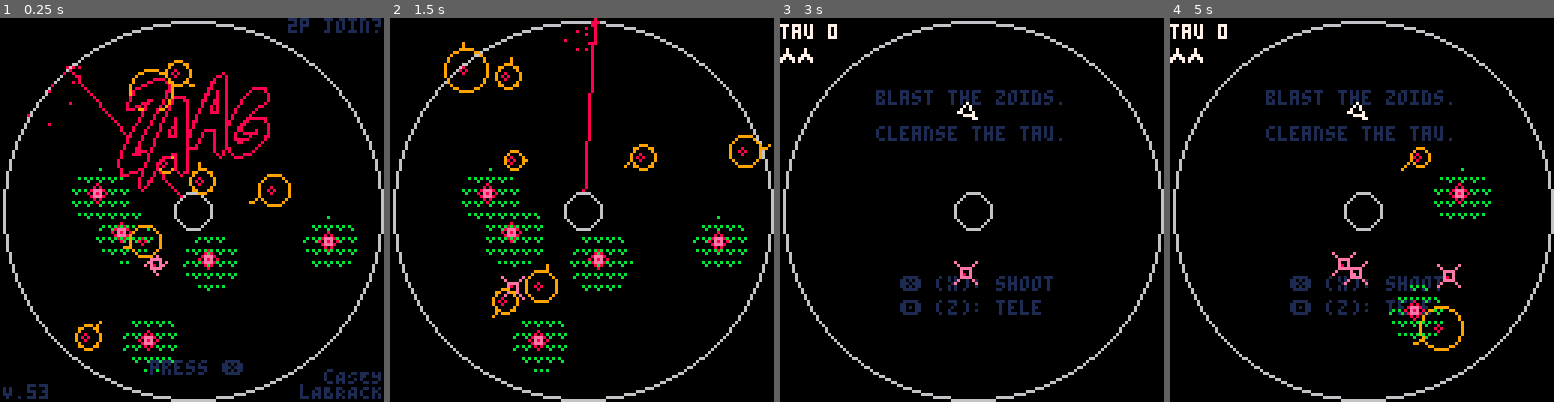
Above: before the commit, frames 1-4 (left to right).
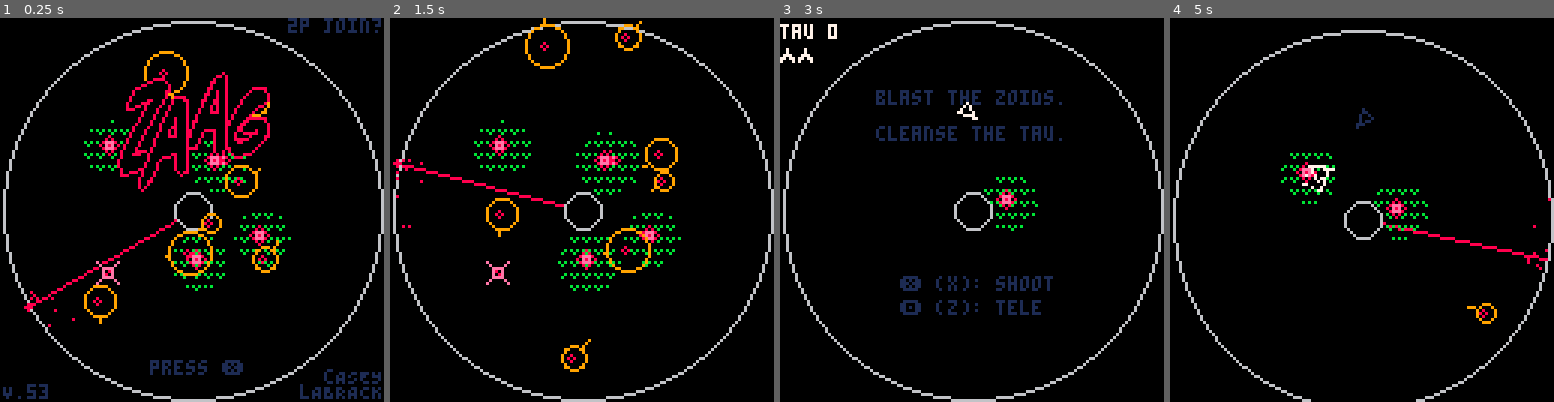
Above: after the commit, the same moments.

Repository: caseylabrack/laser
Game: PICO-8 cartridge zaag.p8
Same seed, same stepped clock (60 frames per second), same inputs: the game is played once before the commit and once after it.
Inputs:
- Up to frame 1 (0.25 s): no input
- Up to frame 2 (1.5 s): tap O (Z key) at 0.33, 0.7, 1.43 s; tap X (X key) at 1.07 s
- Up to frame 3 (3 s): hold Left 1.97-2.37 s; tap X (X key) at 2.07, 2.4, 2.73 s; tap O (Z key) at 2.22 s; hold Down 2.42-2.82 s; hold Right from 2.87 s (still down)
- Up to frame 4 (5 s): tap X (X key) every 0.33 s from 3.07 to 4.73 s; tap O (Z key) at 3.1, 3.98, 4.87 s; release Right at 3.53 s; hold Up 3.58-4.08 s; hold Right 4.13-4.53 s; hold Down from 4.58 s (still down)

The runs differ from the first frame. In frame 1, 6.2% of the frame differs, in the area x 6-93%, y 8-93%; in frame 2, 7.2%; in frame 3, 0.5%; in frame 4, 10%, in the area x 0-100%, y 0-100%.

Commit message:
no need for stunned state anymore

Diff:
--- a/zaag.p8
+++ b/zaag.p8
@@ -366,7 +366,7 @@
 
 		--player vs. homing bombs
 		for h in all(hs) do
-			if h.enabled and touching(p,h) then
+			if touching(p,h) then
 				died(p,h)
 			end
 		end
@@ -479,11 +479,9 @@
 				end
 			end
 			for h in all(hs) do
-				if h.enabled and touching(h,b) then
+				if touching(h,b) then
 					sfx(42)
 					b:splash()
-					h.stunned=true
-					h.timer=dmg[difficulty].bomb
 					h.dx+=b.dx/4	h.dy+=b.dy/4
 					goto donebullet
 				end
@@ -805,14 +803,14 @@
 
 --spawn prices
 sprice={
-	roids=1,flowers=2,lasers=2,
+	roids=1,flowers=2,lasers=3,
 	safezone=-2,nosafezone=0,
 	bomb=3,
 }
 
 function makelvl()
 	budget=7
-	lvls={roids=1,bomb=3}
+	lvls={roids=1}
 
 	while budget>0 do
 
@@ -1271,33 +1269,24 @@
 function spawnbomb()
 	return setmetatable({
 			r=3,dx=0,dy=0,t=.025,
-			enabled=false,timer=0,
-			frametick=0,state="idle",
+			frametick=0,state="idle",muted=false,
 			spawn=function(_ENV)
 				local a,d=aim_away(.25,.6),rnd(64-24)+12
-				x,y,dx,dy,enabled,
-				timer,frametick,stunnned=
-				64+cos(a)*d,64+sin(a)*d,0,0,
-				true,0,0,false
+				x,y,dx,dy,frametick=
+				64+cos(a)*d,64+sin(a)*d,0,0,0
 			end,
 
 			update=function(_ENV)
-				if not enabled then return end
-				if stunned then
-					timer-=1
-					if timer<0 then stunned=false end
+				local target=closestplayer(h)
+				local d=dist(x,y,target.x,target.y)
+				if d<32 then
+					if state~="chase" and not muted then sfx(9) end
+					state="chase"
+					local a=atan2(target.x-x+rnd(4)-2,target.y-y+rnd(4)-2)
+					dx+=cos(a)*t dy+=sin(a)*t
+					frametick+=1
 				else
-					local target=closestplayer(h)
-					local d=dist(x,y,target.x,target.y)
-					if d<32 then
-						if state~="chase" then sfx(9) end
-						state="chase"
-						local a=atan2(target.x-x+rnd(4)-2,target.y-y+rnd(4)-2)
-						dx+=cos(a)*t dy+=sin(a)*t
-						frametick+=1
-					else
-						state="idle"
-					end
+					state="idle"
 				end
 --				dx*=.99 dy*=.99
 				dx*=.97 dy*=.97
@@ -1312,24 +1301,18 @@
 			end,
 
 			render=function(_ENV)
-				if enabled then
-					palt(10,true)
-					palt(0,false)
-					local _x,_y=0,0
-					if stunned or state~="chase" then
-						spr(23,x-4,y-4)
-						_x,_y=rnd(),rnd()
-					else
-						if state=="chase" then
-							spr((flr(frametick%16)/4)+16,x-4,y-4)
-							_x=dx<0 and 1 or 0
-							_y=dy<0 and 1 or 0
-
-						end
-					end
+				palt(10,true)
+				palt(0,false)
+				local _x,_y=0,0
+				if state~="chase" then
+					spr((tick%120)/60+3,x-4,y-4)
+				else
+					spr(frametick%16/4+16,x-4,y-4)
+					_x=dx<0 and 1 or 0
+					_y=dy<0 and 1 or 0
 					pset(x-_x,y-_y,8)
-					palt()
-				end
+				end
+				palt()
 			end,
 		},{__index=_ENV})
 end
@@ -1672,6 +1655,7 @@
 	local a=rnd()
 	add(lz,{a=a,x=64+cos(a)*63,y=64+sin(a)*63,speed=.0025,parts={index=0}})
 	h=spawnbomb()
+	h.muted=true
 	h:spawn()
 	add(hs,h)
 	for i=1,5 do
@@ -1905,14 +1889,14 @@
 end,
 },{__index=_ENV})
 __gfx__
-000000000007000000000000aaaaaaaa0000000000c00c000020020000000000000000000000000066666666666666666666666600e000000000e00000000000
-000000000070700000000000aaaaaaaa000000000c0cc0c00202202000200200002002000020020060000bb6600008866000000600ee00000000ee0000000000
-007007000700070000000000aaeeeeaa00000000c0c66c0c202222020200002002022020020220206000bbb6600888066000000600eeeeee0eeeee0000000000
-000770000700070000080000aae00eaa000000000c6666c0022882200002200000200200002882006b0bb006608880066000000600e00ee0eee00e0000000000
-000770000777770000808000aae00eaa000000000c6666c00228822000022000002002000028820060bb000668800006600000060ee00e0000e00eee00000000
-007007000700070000080000aaeeeeaa00000000c0c66c0c20222202020000200202202002022020666666666666666666666666eeeeee0000eeeee000000000
-000000000700070000000000aaaaaaaa000000000c0cc0c0020220200020020000200200002002000000000000000000000000000000ee0000ee000000000000
-000000000000000000000000aaaaaaaa0000000000c00c000020020000000000000000000000000000000000000000000000000000000e00000e000000000000
+000000000007000000000000eaaaaaaeeaaaaaae00c00c000020020000000000000000000000000066666666666666666666666600e000000000e00000000000
+000000000070700000000000aeaaaaeaaeaaaaea0c0cc0c00202202000200200002002000020020060000bb6600008866000000600ee00000000ee0000000000
+007007000700070000000000aaeeeeaaaaeeeeaac0c66c0c202222020200002002022020020220206000bbb6600888066000000600eeeeee0eeeee0000000000
+000770000700070000080000aae08eaaaae80eaa0c6666c0022882200002200000200200002882006b0bb006608880066000000600e00ee0eee00e0000000000
+000770000777770000808000aae80eaaaae08eaa0c6666c00228822000022000002002000028820060bb000668800006600000060ee00e0000e00eee00000000
+007007000700070000080000aaeeeeaaaaeeeeaac0c66c0c20222202020000200202202002022020666666666666666666666666eeeeee0000eeeee000000000
+000000000700070000000000aeaaaaeaaeaaaaea0c0cc0c0020220200020020000200200002002000000000000000000000000000000ee0000ee000000000000
+000000000000000000000000eaaaaaaeeaaaaaae00c00c000020020000000000000000000000000000000000000000000000000000000e00000e000000000000
 aeaaaaaaaaeaaaaaaaaeaaaaaaaaeaaa000800000e00000000700000eaaaaaae0000000000000000000000000000000000000000100000000000000000000000
 aaeaaaaeaaaeaaaaaaaaeaaaaaaaaeaa0080800000e0000e00700000aeaaaaea0000000000000000000000000000000000000011710000000000000000000000
 aaeeeeeaaaeeeeaeaaeeeeaaaeeeeeaa08eee80000eeeee007770000aaeeeeaa0000000000000000011110000000000000000177710000000000000000000000
